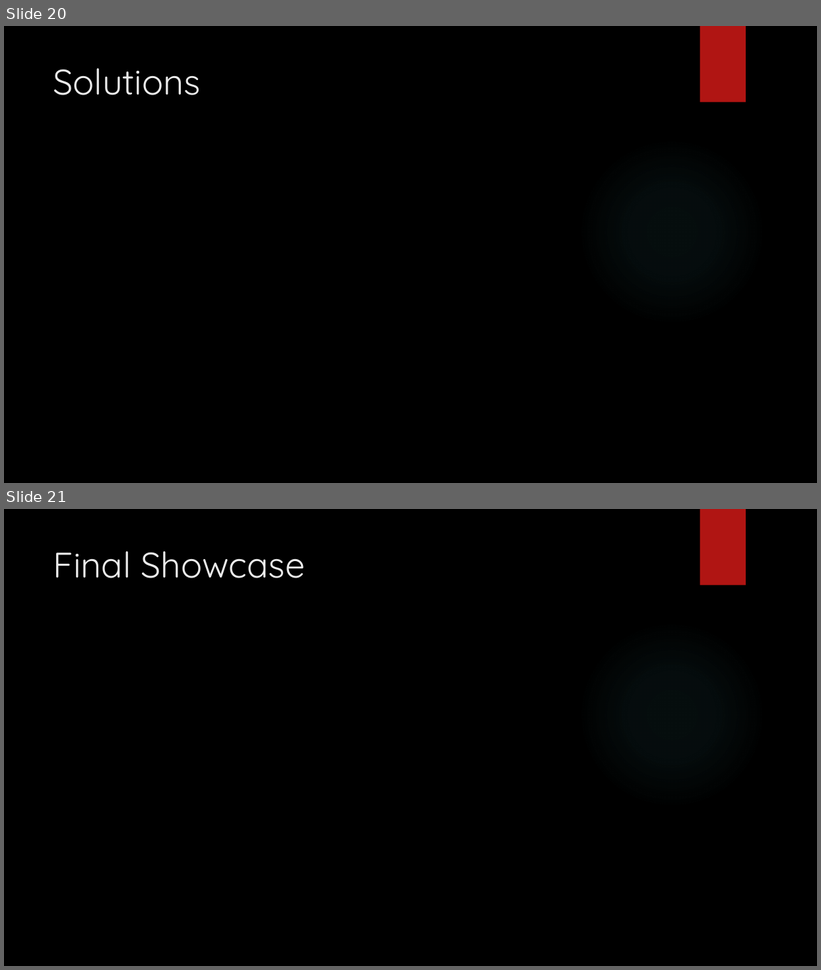
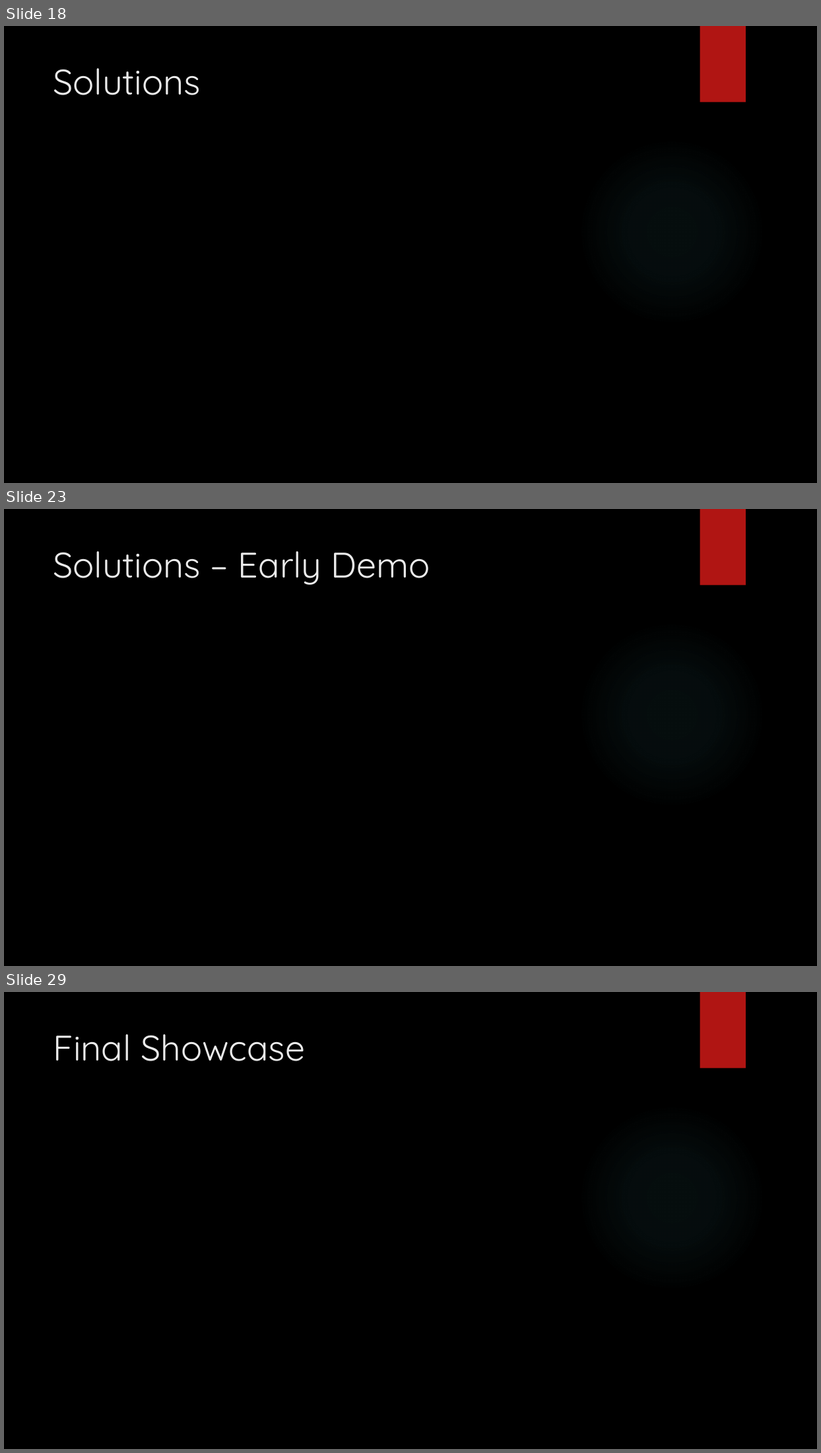
Before and after one commit to jaminologist/GopherLife, a slide deck: GopherLife.pptx. Shown one above the other, each under a label of ours: slides 20 and 21 before the commit, slides 18, 23 and 29 after it; the slides between them are not shown. The pictures are 821x970 and 821x1453 pixels, drawn with LibreOffice and Linux fonts; fonts in the diff are those of the drawing; background and template pictures are left out. Boxes give left, top, right and bottom in pixels: in the first picture for what was removed or moved away, otherwise in the second. Text is boxed around its words. In the diff, an @@ line names an element or a change of style, - is before the commit and + after.

```diff
--- a/GopherLife.pptx
+++ b/GopherLife.pptx
@@ slide 23 added at bbox=[4, 509, 817, 966], background picture (left out); not listed: 2 template elements that a slide beside it also shows @@
@@ title added at bbox=[54, 551, 430, 585], 42 pt, text #EBEBEB @@
+Solutions – Early Demo
@@ what was slide 20 is now slide 18 @@
@@ what was slide 21 is now slide 29 @@
```
Also in this commit, not shown: 4 slides changed, 7 other slides added.
